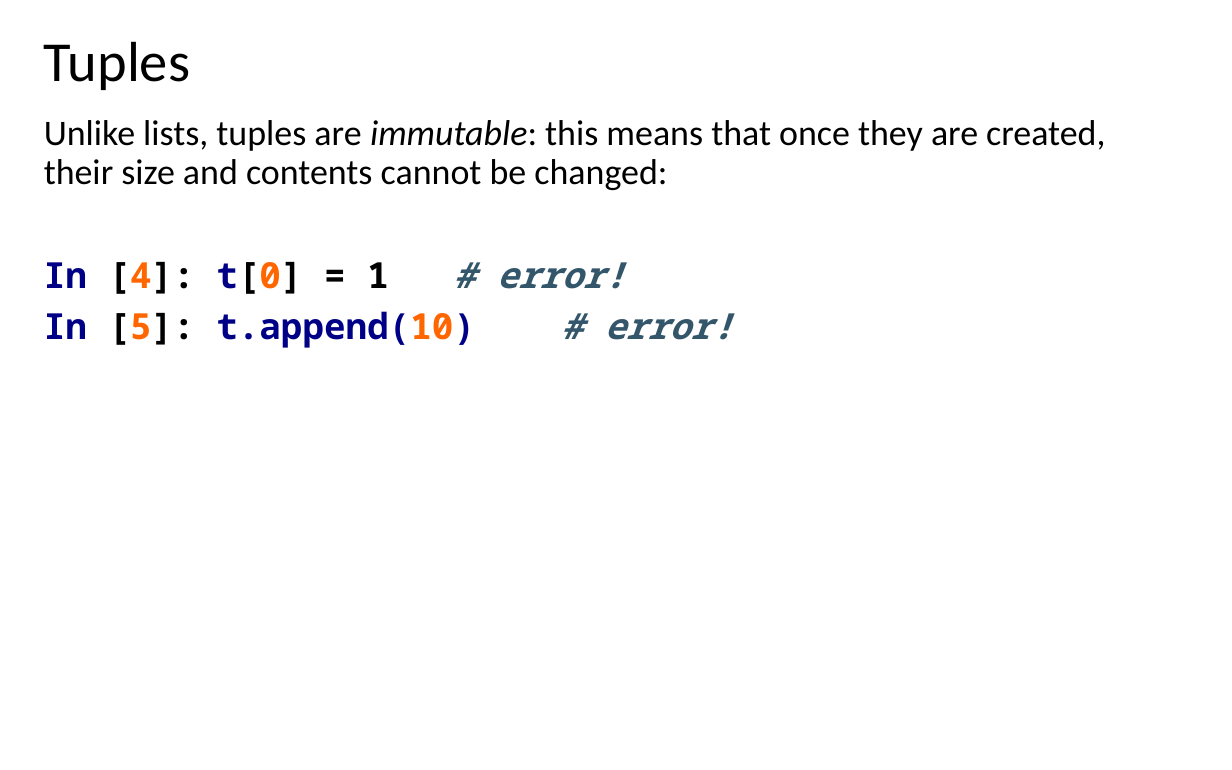
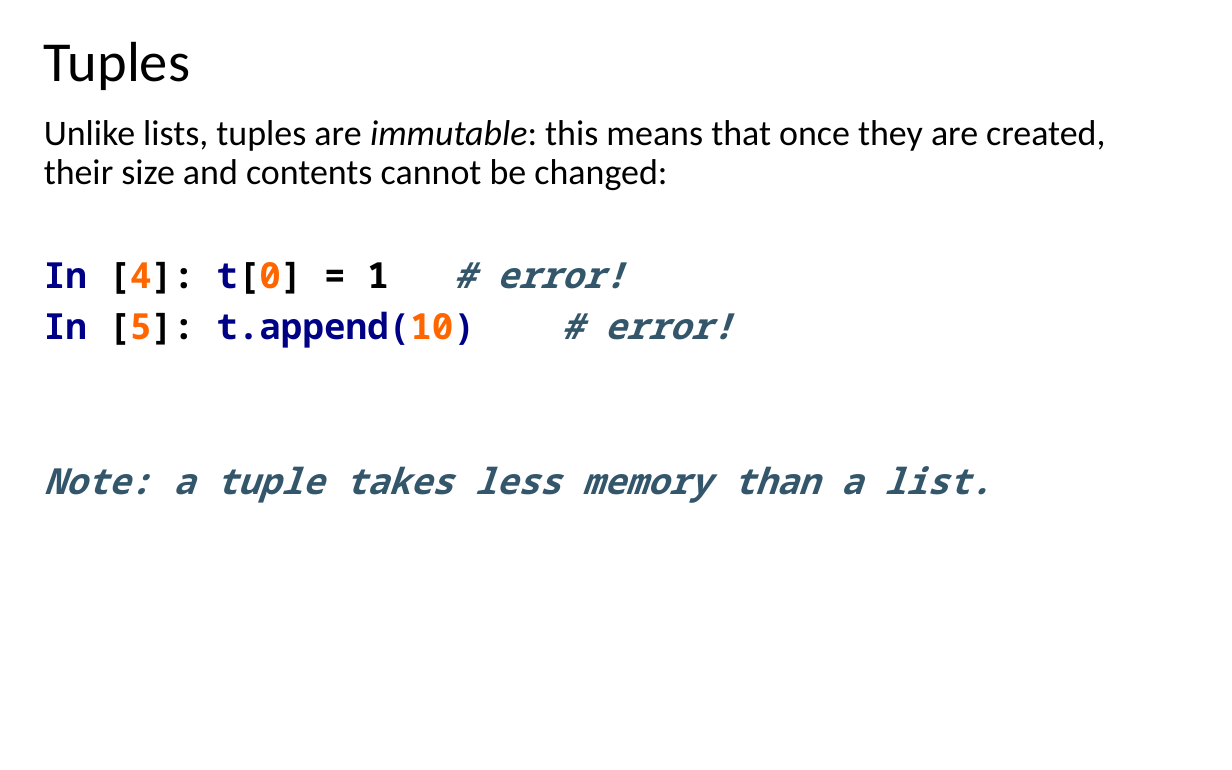
Before and after one commit to LongBaoNguyen/longbaonguyen.github.io, a slide deck: slide 5 of courses/apcsp/lect9.pptx. Drawn at 1232x770 pixels with LibreOffice and Linux fonts; fonts in the diff are those of the drawing. Boxes give left, top, right and bottom in pixels: in the first picture for what was removed or moved away, otherwise in the second. Text is boxed around its words. In the diff, an @@ line names an element or a change of style, - is before the commit and + after.

```diff
--- a/courses/apcsp/lect9.pptx
+++ b/courses/apcsp/lect9.pptx
@@ text at [44,466,992,503]: paragraph added @@
+Note: a tuple takes less memory than a list.
```
Also in this commit, not shown: 7 other slides changed, 38 other files.
